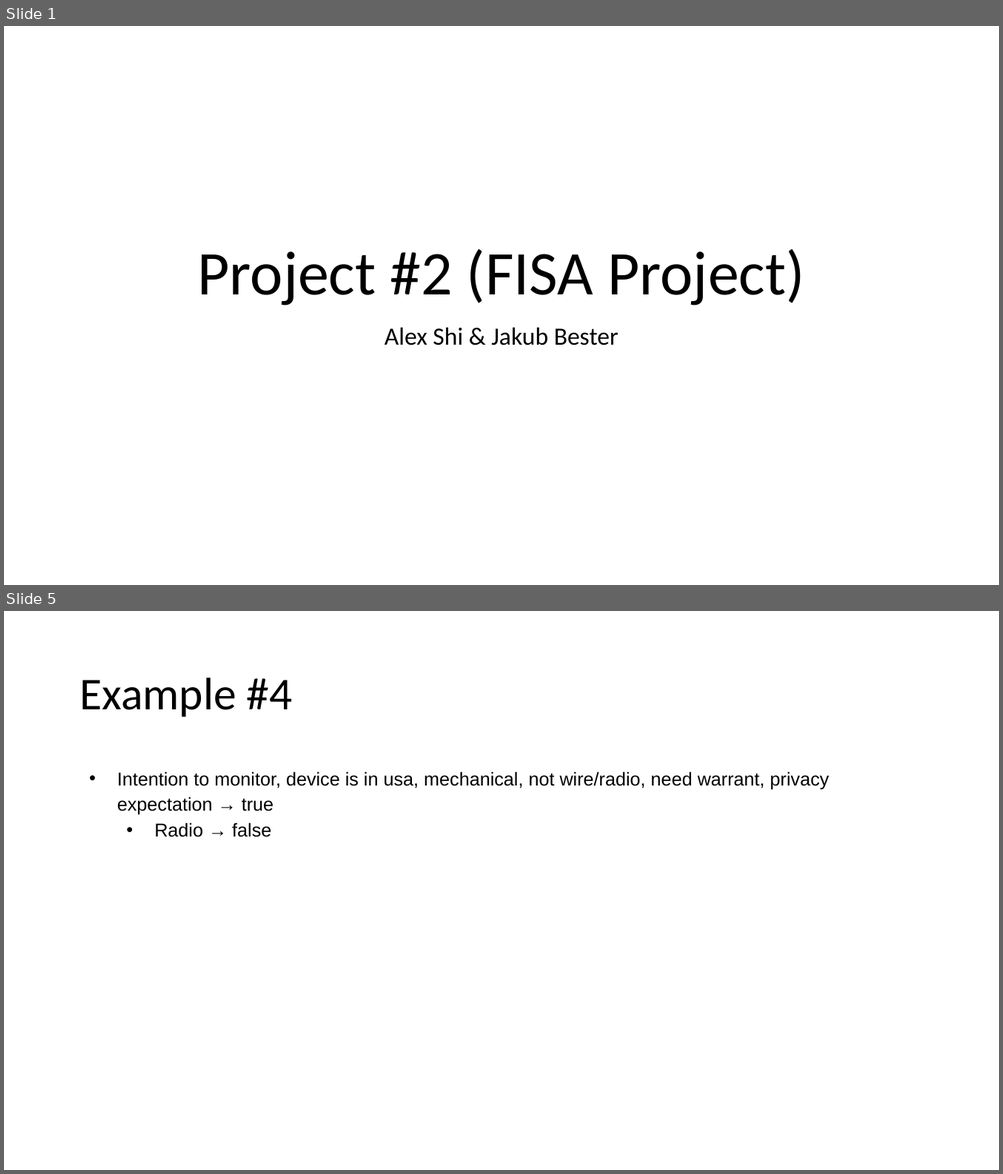
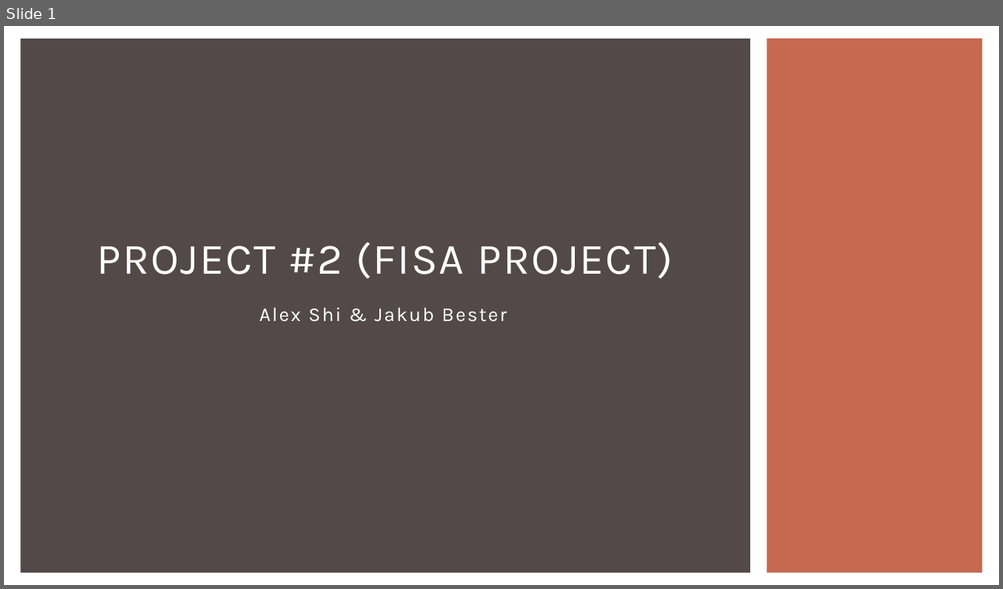
Before and after one commit to jakubbester/fisa-project, a slide deck: Project #2 (FISA Project).pptx. Shown one above the other, each under a label of ours: slides 1 and 5 before the commit, slide 1 after it; the slides between them are not shown. The pictures are 1003x1174 and 1003x589 pixels, drawn with LibreOffice and Linux fonts; fonts in the diff are those of the drawing. Boxes give left, top, right and bottom in pixels: in the first picture for what was removed or moved away, otherwise in the second. Text is boxed around its words. In the diff, an @@ line names an element or a change of style, - is before the commit and + after.

```diff
--- a/Project #2 (FISA Project).pptx
+++ b/Project #2 (FISA Project).pptx
@@ slide 5 removed at [4, 611, 999, 1170], background #FFFFFF @@
@@ title removed at [79, 678, 293, 717] @@
-Example #4
@@ text removed at [117, 772, 829, 837] @@
-• Intention to monitor, device is in usa, mechanical, not wire/radio, need warrant, privacy expectation → true
-  • Radio → false
@@ slide 1 changed as well @@
@@ rectangle added at [20, 39, 750, 574], fill #534949 @@
@@ rectangle added at [766, 39, 982, 574], fill #C66951 @@
@@ title at [97, 242, 672, 279]: text changed; size 60 to 42 pt; font Calibri to Karla; text colour #000000 to #FFFFFF @@
-Project #2 (FISA Project)
+PROJECT #2 (FISA PROJECT)
@@ subtitle "Alex Shi & Jakub Bester": place and size @@
-subtitle "Alex Shi & Jakub Bester" at [384, 327, 618, 346]
+subtitle "Alex Shi & Jakub Bester" at [259, 307, 506, 322]
@@ subtitle "Alex Shi & Jakub Bester" at [259, 307, 506, 322]: size 24 to 19 pt, font Calibri to Karla, text colour #000000 to #FFFFFF, letter spacing 0 to 1.5 pt @@
```
Also in this commit, not shown: 2 other slides changed, 1 slide added, 3 other slides removed.
